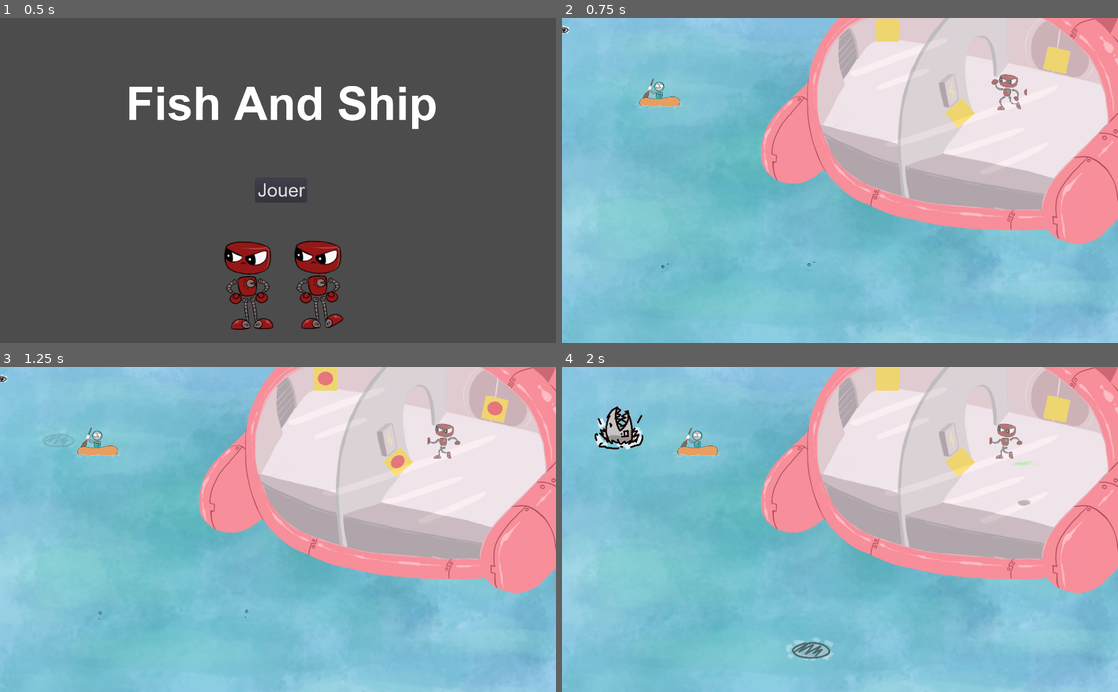
Above: before the commit, frames 1-4 (two rows, left to right).
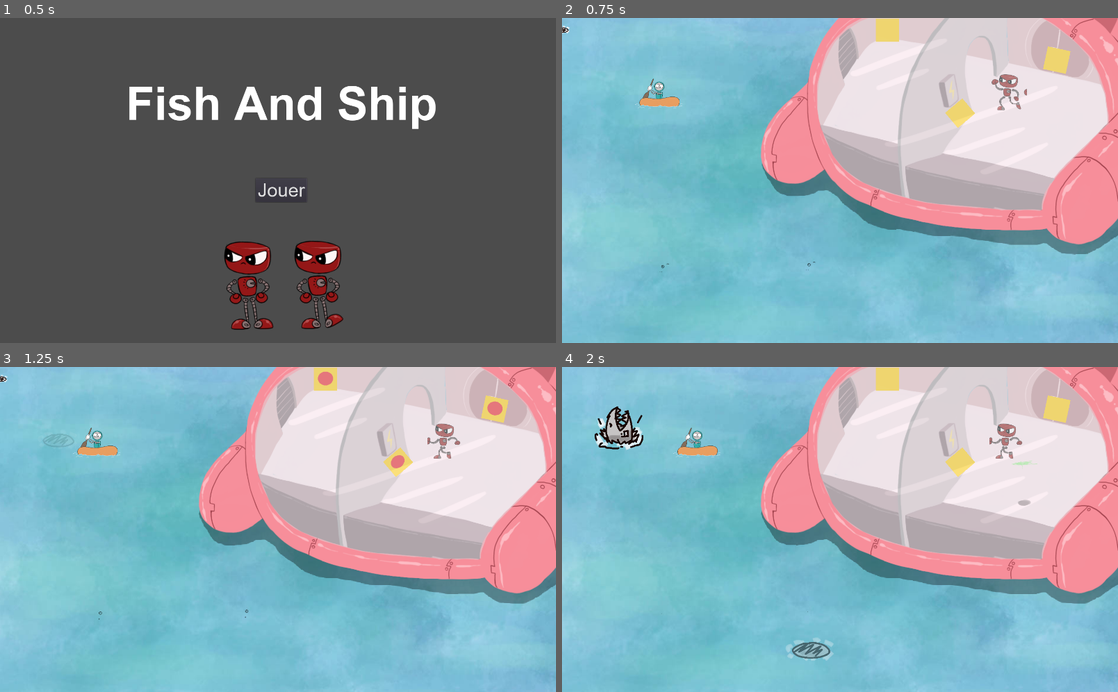
Above: after the commit, the same moments.

Repository: Majimo/FishAndShip
Game: Godot game, scene res://scenes/Intro.tscn
The game is run twice, just before and just after one commit, with the same random seed, the same clock (stepped at 60 frames per second) and the same inputs.
Inputs:
- Up to frame 1 (0.5 s): no input
- Up to frame 2 (0.75 s): click "Jouer" at 0.5 s
- Up to frame 3 (1.25 s): no input
- Up to frame 4 (2 s): hold Right (ui_right) from 1.28 s (still down)

Frame 1 is identical in both runs. In frame 2, 3.2% of the frame differs, in the area x 4-100%, y 43-100%; in frame 3, 3.3%, in the area x 4-100%, y 38-100%; in frame 4, 3.3%.

Commit message:
MainWorld : ajout instance de scene MainWorld

Diff:
--- a/scenes/MainWorld.tscn
+++ b/scenes/MainWorld.tscn
@@ -1,6 +1,6 @@
 [gd_scene load_steps=25 format=2]
 
-[ext_resource path="res://assets/Eaux.jpg" type="Texture" id=1]
+[ext_resource path="res://scenes/EauEtOmbre.tscn" type="PackedScene" id=1]
 [ext_resource path="res://scenes/Ship.tscn" type="PackedScene" id=2]
 [ext_resource path="res://scenes/Perso.tscn" type="PackedScene" id=3]
 [ext_resource path="res://scenes/ZonePeche.tscn" type="PackedScene" id=4]
@@ -28,11 +28,6 @@
 [node name="MainWorld" type="Node2D"]
 script = ExtResource( 22 )
 
-[node name="Eau" type="Sprite" parent="."]
-position = Vector2( 769.201, 452.439 )
-scale = Vector2( 1.52811, 1.55005 )
-texture = ExtResource( 1 )
-
 [node name="SonEau" type="AudioStreamPlayer" parent="."]
 stream = ExtResource( 21 )
 volume_db = -10.0
@@ -213,6 +208,8 @@
 texture = ExtResource( 10 )
 
 [node name="TrucTypesRequins" type="Node" parent="."]
+
+[node name="EauEtOmbre" parent="." instance=ExtResource( 1 )]
 [connection signal="module_repaired" from="ZonesAReparer/ZoneAReparer" to="ZonesAReparer" method="_on_ZoneAReparer_module_repaired"]
 [connection signal="module_repaired" from="ZonesAReparer/ZoneAReparer2" to="ZonesAReparer" method="_on_ZoneAReparer2_module_repaired"]
 [connection signal="module_repaired" from="ZonesAReparer/ZoneAReparer3" to="ZonesAReparer" method="_on_ZoneAReparer3_module_repaired"]
